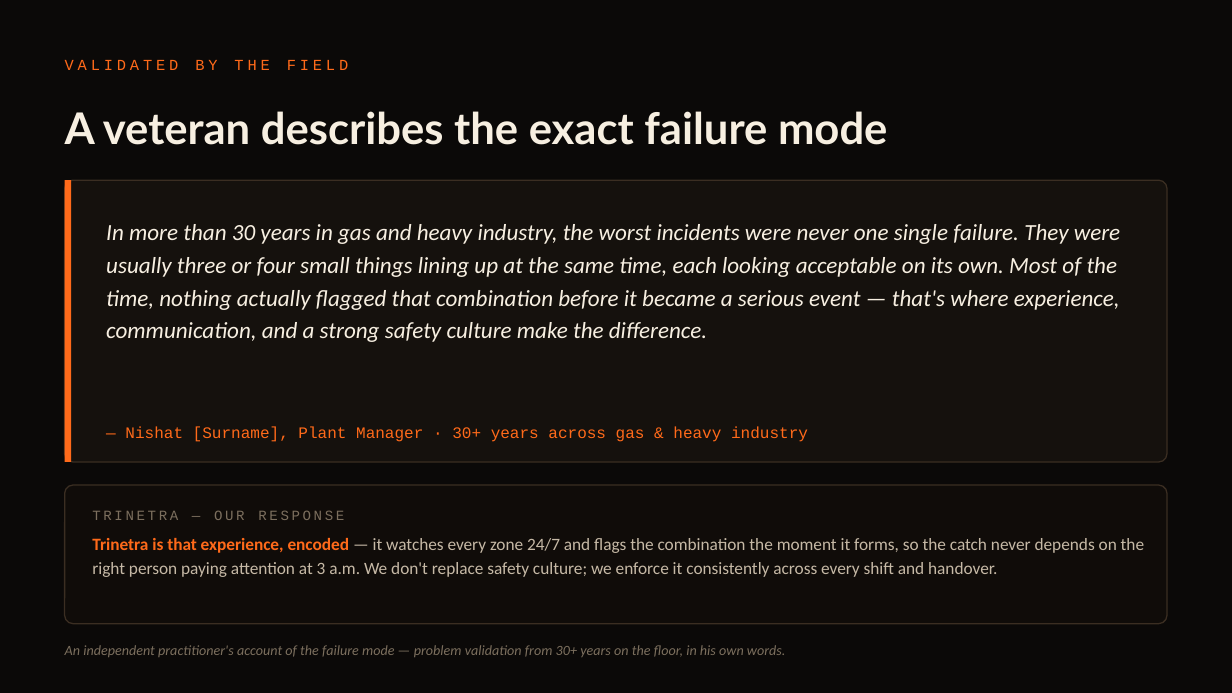
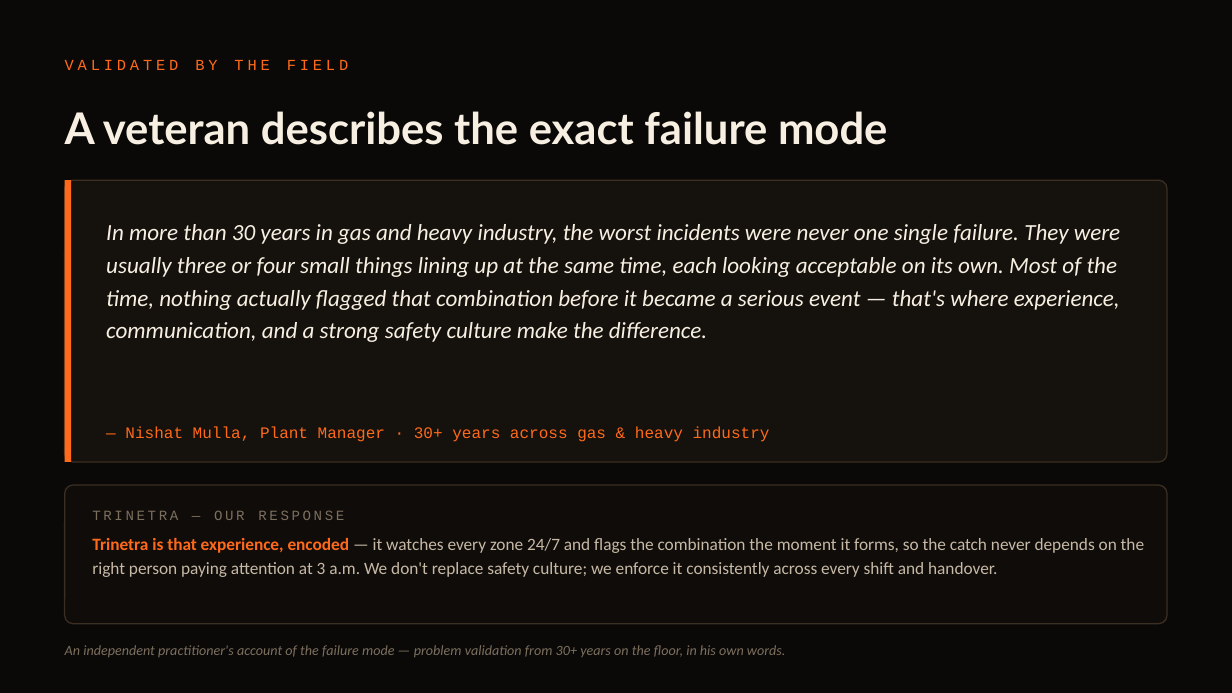
Before and after one commit to SaudSatopay/trinetra, a slide deck: slide 3 of docs/Trinetra_Deck.pptx. Drawn at 1232x693 pixels with LibreOffice and Linux fonts; fonts in the diff are those of the drawing. Boxes give left, top, right and bottom in pixels: in the first picture for what was removed or moved away, otherwise in the second. Text is boxed around its words. In the diff, an @@ line names an element or a change of style, - is before the commit and + after.

Commit message:
Finalize the field-validation attribution (Nishat Mulla)
Fill the surname placeholder in the deck slide and the README testimonial with
the full name. Regenerated the pptx; engine untouched, gate set byte-identical.

```diff
--- a/docs/Trinetra_Deck.pptx
+++ b/docs/Trinetra_Deck.pptx
@@ text at box(125, 426, 770, 442): text changed @@
-— Nishat [Surname], Plant Manager · 30+ years across gas & heavy industry
+— Nishat Mulla, Plant Manager · 30+ years across gas & heavy industry
```
Also in this commit, not shown: 2 other files.
